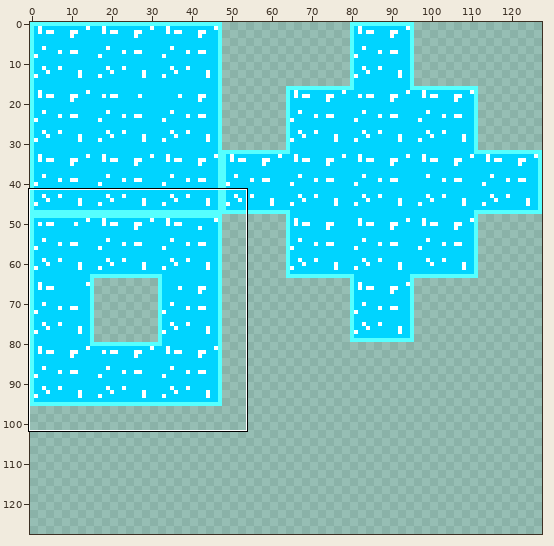
Sprite sheet: Boom Eternal/Assets/Drawings/ice tileset 128x128.png. The picture above shows the old version from afar; the outline marks the close-up.
Close-up. Earlier state:
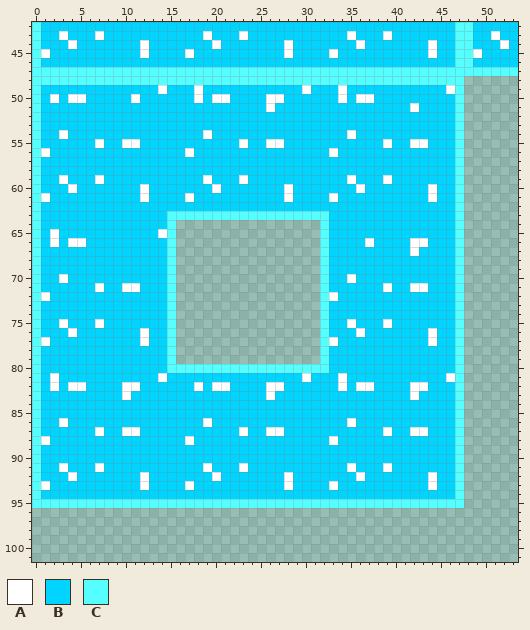
The file is 128x128 pixels. Colours within 5 levels of each other are drawn and written as one. Shown: x 0..53, y 42..101. The commit also changed other parts of the picture, which this record leaves out.
Palette (. is transparent): A #ffffff  B #00d4ff  C #56ffff
Pixels before (only the part around the change), first column x 0:
 42 CBBBBBBBBBBBBBBBBBBBBBBBBBBBBBBBBBBBBBBBBBBBBBBCCBBBBB
 43 CBBABBBABBBBBBBBBBBABBBABBBBBBBBBBBABBBABBBBBBBCCBBABB
 44 CBBBABBBBBBBABBBBBBBABBBBBBBABBBBBBBABBBBBBBABBCCBBBAB
 45 CABBBBBBBBBBABBBBABBBBBBBBBBABBBBABBBBBBBBBBABBCCABBBB
 46 CBBBBBBBBBBBBBBBBBBBBBBBBBBBBBBBBBBBBBBBBBBBBBBCCBBBBB
 47 CCCCCCCCCCCCCCCCCCCCCCCCCCCCCCCCCCCCCCCCCCCCCCCCCCCCCC
 48 CCCCCCCCCCCCCCCCCCCCCCCCCCCCCCCCCCCCCCCCCCCCCCCC......
 49 CBBBBBBBBBBBBBABBBABBBBBBBBBBBABBBABBBBBBBBBBBAC......
 50 CBABAABBBBBABBBBBBABAABBBBAABBBBBBABAABBBBBBBBBC......
 51 CBBBBBBBBBBBBBBBBBBBBBBBBBABBBBBBBBBBBBBBBABBBBC......
 52 CBBBBBBBBBBBBBBBBBBBBBBBBBBBBBBBBBBBBBBBBBBBBBBC......
 53 CBBBBBBBBBBBBBBBBBBBBBBBBBBBBBBBBBBBBBBBBBBBBBBC......
 54 CBBABBBBBBBBBBBBBBBABBBBBBBBBBBBBBBABBBBBBBBBBBC......
 55 CBBBBBBABBAABBBBBBBBBBBABBAABBBBBBBBBBBABBAABBBC......
 56 CABBBBBBBBBBBBBBBABBBBBBBBBBBBBBBABBBBBBBBBBBBBC......
 57 CBBBBBBBBBBBBBBBBBBBBBBBBBBBBBBBBBBBBBBBBBBBBBBC......
 58 CBBBBBBBBBBBBBBBBBBBBBBBBBBBBBBBBBBBBBBBBBBBBBBC......
 59 CBBABBBABBBBBBBBBBBABBBABBBBBBBBBBBABBBABBBBBBBC......
 60 CBBBABBBBBBBABBBBBBBABBBBBBBABBBBBBBABBBBBBBABBC......
 61 CABBBBBBBBBBABBBBABBBBBBBBBBABBBBABBBBBBBBBBABBC......
 62 CBBBBBBBBBBBBBBBBBBBBBBBBBBBBBBBBBBBBBBBBBBBBBBC......
 63 CBBBBBBBBBBBBBBCCCCCCCCCCCCCCCCCCBBBBBBBBBBBBBBC......
 64 CBBBBBBBBBBBBBBC................CBBBBBBBBBBBBBBC......
 65 CBABBBBBBBBBBBAC................CBBBBBBBBBBBBBBC......
 66 CBABAABBBBBBBBBC................CBBBBABBBBAABBBC......
 67 CBBBBBBBBBBBBBBC................CBBBBBBBBBABBBBC......
 68 CBBBBBBBBBBBBBBC................CBBBBBBBBBBBBBBC......
 69 CBBBBBBBBBBBBBBC................CBBBBBBBBBBBBBBC......
 70 CBBABBBBBBBBBBBC................CBBABBBBBBBBBBBC......
 71 CBBBBBBABBAABBBC................CBBBBBBABBAABBBC......
 72 CABBBBBBBBBBBBBC................CABBBBBBBBBBBBBC......
 73 CBBBBBBBBBBBBBBC................CBBBBBBBBBBBBBBC......
 74 CBBBBBBBBBBBBBBC................CBBBBBBBBBBBBBBC......
 75 CBBABBBABBBBBBBC................CBBABBBABBBBBBBC......
 76 CBBBABBBBBBBABBC................CBBBABBBBBBBABBC......
 77 CABBBBBBBBBBABBC................CABBBBBBBBBBABBC......
 78 CBBBBBBBBBBBBBBC................CBBBBBBBBBBBBBBC......
 79 CBBBBBBBBBBBBBBC................CBBBBBBBBBBBBBBC......
 80 CBBBBBBBBBBBBBBCCCCCCCCCCCCCCCCCCBBBBBBBBBBBBBBC......
 81 CBABBBBBBBBBBBABBBBBBBBBBBBBBBABBBABBBBBBBBBBBAC......
 82 CBABAABBBBAABBBBBBABAABBBBAABBBBBBABAABBBBAABBBC......
 83 CBBBBBBBBBABBBBBBBBBBBBBBBABBBBBBBBBBBBBBBABBBBC......
 84 CBBBBBBBBBBBBBBBBBBBBBBBBBBBBBBBBBBBBBBBBBBBBBBC......
 85 CBBBBBBBBBBBBBBBBBBBBBBBBBBBBBBBBBBBBBBBBBBBBBBC......
 86 CBBABBBBBBBBBBBBBBBABBBBBBBBBBBBBBBABBBBBBBBBBBC......
 87 CBBBBBBABBAABBBBBBBBBBBABBAABBBBBBBBBBBABBAABBBC......
 88 CABBBBBBBBBBBBBBBABBBBBBBBBBBBBBBABBBBBBBBBBBBBC......
 89 CBBBBBBBBBBBBBBBBBBBBBBBBBBBBBBBBBBBBBBBBBBBBBBC......
 90 CBBBBBBBBBBBBBBBBBBBBBBBBBBBBBBBBBBBBBBBBBBBBBBC......
 91 CBBABBBABBBBBBBBBBBABBBABBBBBBBBBBBABBBABBBBBBBC......
 92 CBBBABBBBBBBABBBBBBBABBBBBBBABBBBBBBABBBBBBBABBC......
 93 CABBBBBBBBBBABBBBABBBBBBBBBBABBBBABBBBBBBBBBABBC......
 94 CBBBBBBBBBBBBBBBBBBBBBBBBBBBBBBBBBBBBBBBBBBBBBBC......
 95 CCCCCCCCCCCCCCCCCCCCCCCCCCCCCCCCCCCCCCCCCCCCCCCC......
 96 ......................................................
 97 ......................................................
 98 ......................................................
 99 ......................................................
100 ......................................................
101 ......................................................
And afterwards:
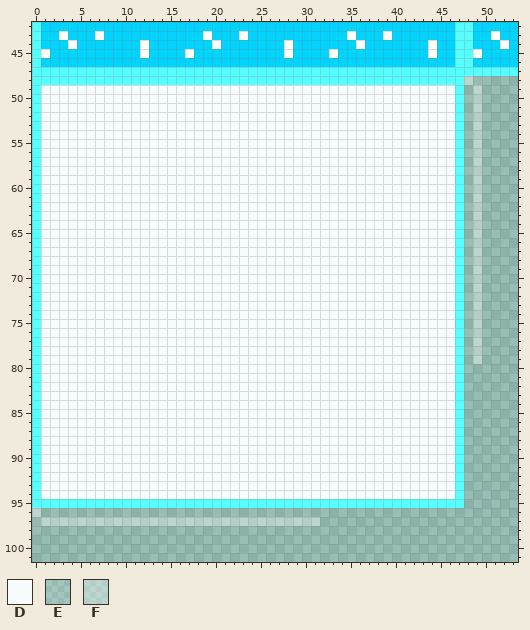
Colours new in this view: D #f7fcff  E #ffffff1c  F #ffffff5d
The edit:
Changed rows in their new state; - is an unchanged pixel.
first column x 0:
 48 ------------------------------------------------FE
 49 -DDDDDDDDDDDDDDDDDDDDDDDDDDDDDDDDDDDDDDDDDDDDDD--F
 50 -DDDDDDDDDDDDDDDDDDDDDDDDDDDDDDDDDDDDDDDDDDDDDD--F
 51 -DDDDDDDDDDDDDDDDDDDDDDDDDDDDDDDDDDDDDDDDDDDDDD--F
 52 -DDDDDDDDDDDDDDDDDDDDDDDDDDDDDDDDDDDDDDDDDDDDDD--F
 53 -DDDDDDDDDDDDDDDDDDDDDDDDDDDDDDDDDDDDDDDDDDDDDD--F
 54 -DDDDDDDDDDDDDDDDDDDDDDDDDDDDDDDDDDDDDDDDDDDDDD--F
 55 -DDDDDDDDDDDDDDDDDDDDDDDDDDDDDDDDDDDDDDDDDDDDDD--F
 56 -DDDDDDDDDDDDDDDDDDDDDDDDDDDDDDDDDDDDDDDDDDDDDD--F
 57 -DDDDDDDDDDDDDDDDDDDDDDDDDDDDDDDDDDDDDDDDDDDDDD--F
 58 -DDDDDDDDDDDDDDDDDDDDDDDDDDDDDDDDDDDDDDDDDDDDDD--F
 59 -DDDDDDDDDDDDDDDDDDDDDDDDDDDDDDDDDDDDDDDDDDDDDD--F
 60 -DDDDDDDDDDDDDDDDDDDDDDDDDDDDDDDDDDDDDDDDDDDDDD--F
 61 -DDDDDDDDDDDDDDDDDDDDDDDDDDDDDDDDDDDDDDDDDDDDDD--F
 62 -DDDDDDDDDDDDDDDDDDDDDDDDDDDDDDDDDDDDDDDDDDDDDD--F
 63 -DDDDDDDDDDDDDDDDDDDDDDDDDDDDDDDDDDDDDDDDDDDDDD--F
 64 -DDDDDDDDDDDDDDDDDDDDDDDDDDDDDDDDDDDDDDDDDDDDDD--F
 65 -DDDDDDDDDDDDDDDDDDDDDDDDDDDDDDDDDDDDDDDDDDDDDD--F
 66 -DDDDDDDDDDDDDDDDDDDDDDDDDDDDDDDDDDDDDDDDDDDDDD--F
 67 -DDDDDDDDDDDDDDDDDDDDDDDDDDDDDDDDDDDDDDDDDDDDDD--F
 68 -DDDDDDDDDDDDDDDDDDDDDDDDDDDDDDDDDDDDDDDDDDDDDD--F
 69 -DDDDDDDDDDDDDDDDDDDDDDDDDDDDDDDDDDDDDDDDDDDDDD--F
 70 -DDDDDDDDDDDDDDDDDDDDDDDDDDDDDDDDDDDDDDDDDDDDDD--F
 71 -DDDDDDDDDDDDDDDDDDDDDDDDDDDDDDDDDDDDDDDDDDDDDD--F
 72 -DDDDDDDDDDDDDDDDDDDDDDDDDDDDDDDDDDDDDDDDDDDDDD--F
 73 -DDDDDDDDDDDDDDDDDDDDDDDDDDDDDDDDDDDDDDDDDDDDDD--F
 74 -DDDDDDDDDDDDDDDDDDDDDDDDDDDDDDDDDDDDDDDDDDDDDD--F
 75 -DDDDDDDDDDDDDDDDDDDDDDDDDDDDDDDDDDDDDDDDDDDDDD--F
 76 -DDDDDDDDDDDDDDDDDDDDDDDDDDDDDDDDDDDDDDDDDDDDDD--F
 77 -DDDDDDDDDDDDDDDDDDDDDDDDDDDDDDDDDDDDDDDDDDDDDD--F
 78 -DDDDDDDDDDDDDDDDDDDDDDDDDDDDDDDDDDDDDDDDDDDDDD--F
 79 -DDDDDDDDDDDDDDDDDDDDDDDDDDDDDDDDDDDDDDDDDDDDDD--F
 80 -DDDDDDDDDDDDDDDDDDDDDDDDDDDDDDDDDDDDDDDDDDDDDD---
 81 -DDDDDDDDDDDDDDDDDDDDDDDDDDDDDDDDDDDDDDDDDDDDDD---
 82 -DDDDDDDDDDDDDDDDDDDDDDDDDDDDDDDDDDDDDDDDDDDDDD---
 83 -DDDDDDDDDDDDDDDDDDDDDDDDDDDDDDDDDDDDDDDDDDDDDD---
 84 -DDDDDDDDDDDDDDDDDDDDDDDDDDDDDDDDDDDDDDDDDDDDDD---
 85 -DDDDDDDDDDDDDDDDDDDDDDDDDDDDDDDDDDDDDDDDDDDDDD---
 86 -DDDDDDDDDDDDDDDDDDDDDDDDDDDDDDDDDDDDDDDDDDDDDD---
 87 -DDDDDDDDDDDDDDDDDDDDDDDDDDDDDDDDDDDDDDDDDDDDDD---
 88 -DDDDDDDDDDDDDDDDDDDDDDDDDDDDDDDDDDDDDDDDDDDDDD---
 89 -DDDDDDDDDDDDDDDDDDDDDDDDDDDDDDDDDDDDDDDDDDDDDD---
 90 -DDDDDDDDDDDDDDDDDDDDDDDDDDDDDDDDDDDDDDDDDDDDDD---
 91 -DDDDDDDDDDDDDDDDDDDDDDDDDDDDDDDDDDDDDDDDDDDDDD---
 92 -DDDDDDDDDDDDDDDDDDDDDDDDDDDDDDDDDDDDDDDDDDDDDD---
 93 -DDDDDDDDDDDDDDDDDDDDDDDDDDDDDDDDDDDDDDDDDDDDDD---
 94 -DDDDDDDDDDDDDDDDDDDDDDDDDDDDDDDDDDDDDDDDDDDDDD---
 96 F-------------------------------------------------
 97 EFFFFFFFFFFFFFFFFFFFFFFFFFFFFFFF------------------
Boxes around the changes in both close-ups, in picture pixels (x1, y1, x2, y2):
changed: (32, 76, 482, 526)
